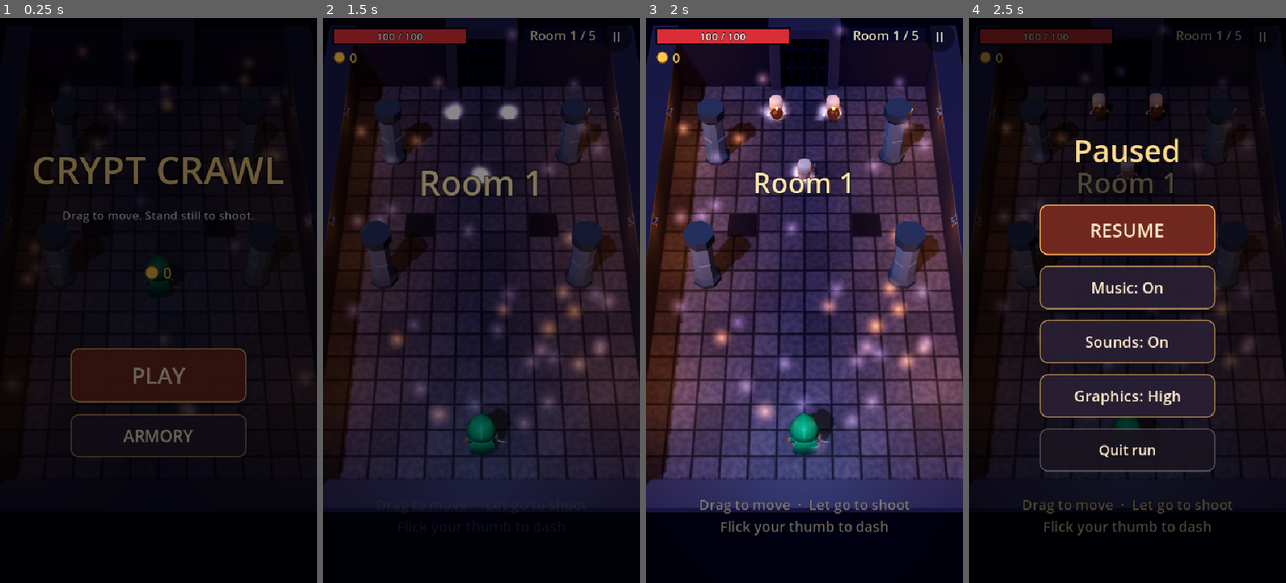
Above: before the commit, frames 1-4 (left to right).
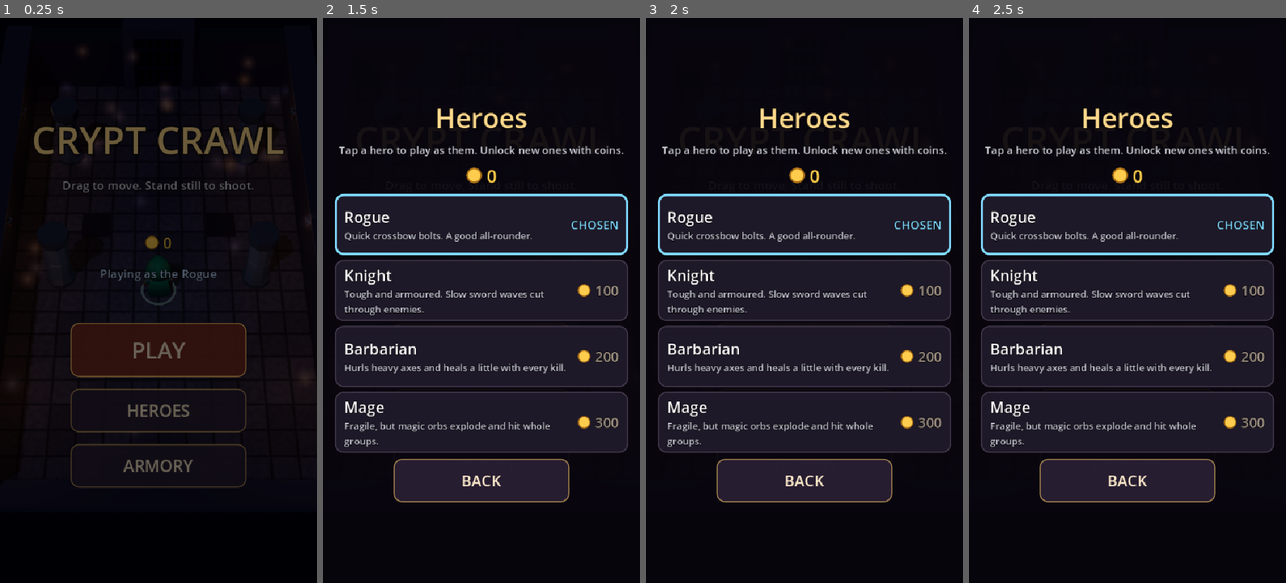
Above: after the commit, the same moments.

Repository: incorruptibleyt/AAA-GAME-DESIGN
Game: Godot game, scene res://scenes/main.tscn
Two runs of this game, one before a commit and one after it. Both use one fixed random seed, a clock stepped at 60 frames per second and the inputs below.
Inputs (mouse positions are in pixels of both pictures, inside the frame that each line leads up to):
- Up to frame 1 (0.25 s): no input
- Up to frame 2 (1.5 s): click (481, 407) at 0.5 s, where only the run after the commit has a clickable "HEROES"; click "PLAY" at 1.25 s
- Up to frame 3 (2 s): no input
- Up to frame 4 (2.5 s): click "II" (after the commit: "PLAY") at 2 s

The runs differ from the first frame. In frame 1, 11% of the frame differs, in the area x 10-90%, y 19-84%; in frame 2, 32%; in frame 3, 71%, in the area x 0-100%, y 0-92%; in frame 4, 23%.

Commit message:
Add three unlockable heroes and a dash recharge ring
- Knight (armoured, slow piercing sword waves), Barbarian (thrown axes,
  heals on kills) and Mage (orbs that explode on groups), unlocked with coins
  from a new HEROES screen on the title and death screens
- The chosen hero is saved and shown on the title screen
- A ring at the hero's feet glows when the dash is ready
- Robot can pick a hero (hero=ID) and take hero line-up shots

Co-Authored-By: Claude Opus 5.5 (1M context) <noreply@anthropic.com>
Claude-Session: https://claude.ai/code/session_011dCkZfSyMufLvisEdWMgRS

Diff:
--- a/scripts/autoplay.gd
+++ b/scripts/autoplay.gd
@@ -11,6 +11,9 @@
 var runs := 1
 var gallery := false
 var elites := false
+var hero_lineup := false
+var hero_menu := false
+var _hero_choice := ""
 var shop := false
 var quit_test := false
 var _quit_done := false
@@ -43,6 +46,12 @@
 			Game.coins = int(a.substr(6))
 		elif a == "elites":
 			elites = true
+		elif a == "heromenu":
+			hero_menu = true
+		elif a == "heroes":
+			hero_lineup = true
+		elif a.begins_with("hero="):
+			_hero_choice = a.substr(5)
 		elif a == "gallery":
 			gallery = true
 		elif a.begins_with("runs="):
@@ -55,6 +64,13 @@
 
 
 func _process(delta: float) -> void:
+	if _hero_choice != "" and Game.hero:
+		# Pick (and if needed unlock) a hero before the first run.
+		Game.coins += Heroes.get_hero(_hero_choice).cost
+		Game._pick_hero(_hero_choice)
+		Game.hud.show_heroes(false)
+		print("[autoplay] hero %s hp=%d" % [Game.hero.hero_id, Game.hero.max_health])
+		_hero_choice = ""
 	_t += delta
 	if Game.state != _last_state:
 		_last_state = Game.state
@@ -76,6 +92,16 @@
 			if shots_dir != "" and _shot_n == 0 and _t > 1.0:
 				_shot_n = -1
 				_shot()
+			if hero_menu and _t > 1.2 and not _shopped:
+				_shopped = true
+				Game._open_heroes()
+				await get_tree().create_timer(0.5).timeout
+				_shot()
+				await get_tree().create_timer(0.5).timeout
+				get_tree().quit()
+				return
+			if hero_menu:
+				return
 			if shop and not _shopped and _t > 1.2:
 				_shopped = true
 				Game._open_armory()
@@ -145,6 +171,14 @@
 		for a: Actor in Actor.all.duplicate():
 			if a is Enemy:
 				a.queue_free()
+		if hero_lineup:
+			var ids := ["rogue", "knight", "barbarian", "mage"]
+			for i in ids.size():
+				var h := Hero.spawn(Room.current, Vector3(-4.5 + i * 3.0, 0, 3.0), ids[i])
+				h.rotation.y = PI
+			Game.hero.place_at(Vector3(0, 0, 30))
+			Game.state = Game.State.TRANSITION
+			return
 		var kinds := ["m", "w", "a", "g", "x", "t"]
 		for i in kinds.size():
 			var e := Game.spawn_enemy(kinds[i], Vector3(-4.0 + (i % 3) * 4.0, 0, 1.5 + (i / 3) * 3.0))
--- a/scripts/game.gd
+++ b/scripts/game.gd
@@ -77,6 +77,8 @@
 	hud.play_pressed.connect(_on_play_pressed)
 	hud.armory_pressed.connect(_open_armory)
 	hud.armory_buy.connect(_buy_upgrade)
+	hud.heroes_pressed.connect(_open_heroes)
+	hud.hero_pick.connect(_pick_hero)
 	hud.resume_pressed.connect(func(): if state == State.PAUSED: _resume())
 	hud.quit_run_pressed.connect(_quit_to_title)
 	hud.retry_pressed.connect(func(): if state == State.DEAD and not hud.armory_visible(): _on_screen_tapped())
@@ -100,6 +102,7 @@
 	_set_state(State.TITLE)
 	hud.show_hud(false)
 	hud.show_title(true, _best_text(), coins)
+	hud.set_title_hero(Heroes.get_hero(hero.hero_id).title)
 	Music.play("dungeon")
 	_fade(1.0, 0.0, 0.6)
 	if "autoplay" in OS.get_cmdline_user_args():
@@ -474,7 +477,7 @@
 	var room := Room.build(world, _run[index], "Boss" if _in_boss_room() else str(index + 1))
 	Fx.ambience(room, Room.HALF_W - 0.5, Room.HALF_L - 0.5, 36 if _high_graphics else 14)
 	if hero == null:
-		hero = Hero.spawn(world, room.player_start())
+		hero = Hero.spawn(world, room.player_start(), Heroes.selected(_load_save()))
 	hero.place_at(room.player_start())
 	hero.new_room()
 	_snap_camera()
@@ -739,6 +742,50 @@
 	hud.show_armory(true, _armory_rows(), coins)
 
 
+func _open_heroes() -> void:
+	if state != State.TITLE and state != State.DEAD:
+		return
+	Sfx.play("click")
+	hud.show_heroes(true, _hero_rows(), coins)
+
+
+func _hero_rows() -> Array:
+	var cfg := _load_save()
+	var chosen := Heroes.selected(cfg)
+	var rows := []
+	for h: Dictionary in Heroes.LIST:
+		rows.append({"id": h.id, "title": h.title, "text": h.text, "cost": h.cost,
+			"unlocked": Heroes.unlocked(cfg, h.id), "selected": h.id == chosen})
+	return rows
+
+
+## Tap a hero: unlock it if you can afford it, then make it your hero.
+func _pick_hero(id: String) -> void:
+	var cfg := _load_save()
+	var def := Heroes.get_hero(id)
+	if not Heroes.unlocked(cfg, id):
+		if def.cost > coins:
+			Sfx.play("hurt")
+			return
+		coins -= def.cost
+		cfg.set_value("stats", "coins", coins)
+		cfg.set_value(Heroes.SAVE_SECTION, id, true)
+		Sfx.play("victory", 0.7)
+		hud.set_coins(coins)
+	else:
+		Sfx.play("upgrade")
+	cfg.set_value(Heroes.SAVE_SECTION, "selected", id)
+	cfg.save(SAVE_PATH)
+	hud.set_title_hero(def.title)
+	hud.show_heroes(true, _hero_rows(), coins)
+	# On the title screen, swap the hero standing in the room straight away.
+	if state == State.TITLE and hero and hero.hero_id != id:
+		var at := hero.global_position
+		hero.queue_free()
+		hero = Hero.spawn(world, at, id)
+		Fx.magic(hero.center(), def.bolt_color, 30)
+
+
 func _armory_rows() -> Array:
 	var cfg := _load_save()
 	var rows := []
--- a/scripts/hero.gd
+++ b/scripts/hero.gd
@@ -15,6 +15,15 @@
 var crit_chance := 0.05
 var burn_dps := 0.0
 var heal_on_kill := 0.0
+## Set by the chosen hero (heroes.gd).
+var hero_id := "rogue"
+var bolt_size := 0.22
+var bolt_color := Color(0.55, 0.85, 1.0)
+var bolt_push := 4.0
+var splash := 0.0
+var armor := 0.0
+var _dash_ring: MeshInstance3D
+var _ring_mat: StandardMaterial3D
 ## From the Armory: survive one killing blow per run.
 var second_wind := false
 ## Blessings that aren't plain numbers.
@@ -34,23 +43,42 @@
 var _dash_cooldown := 0.0
 var _dash_dir := Vector3.ZERO
 var _trail_t := 0.0
+var _ring_was_ready := true
 
 var _shot_timer := 0.4
 var _invulnerable := 0.0
 var _moving := false
 
 
-static func spawn(parent: Node, pos: Vector3) -> Hero:
+static func spawn(parent: Node, pos: Vector3, id := "rogue") -> Hero:
+	var def := Heroes.get_hero(id)
 	var h := Hero.new()
 	h.name = "Hero"
 	h.team = Team.HERO
 	h.radius = 0.45
 	h.center_height = 1.0
-	h.init_health(100.0)
+	h.hero_id = def.id
+	h.init_health(def.health)
+	h.move_speed = def.move_speed
+	h.damage = def.damage
+	h.shots_per_second = def.rate
+	h.bolt_speed = def.bolt_speed
+	h.bolt_size = def.bolt_size
+	h.bolt_color = def.bolt_color
+	h.bolt_push = def.get("push", 4.0)
+	h.pierce = def.get("pierce", 0)
+	h.armor = def.get("armor", 0.0)
+	h.splash = def.get("splash", 0.0)
+	h.heal_on_kill = def.get("heal_on_kill", 0.0)
 	parent.add_child(h)
 	h.global_position = pos
-	h.make_visual({"key": Art.ROGUE, "height": 2.1, "body": Color(0.25, 0.45, 0.78), "accent": Color(0.85, 0.75, 0.5), "eyes": Color(0.6, 0.9, 1.0), "hood": true,
-		"hide": ["Knife", "Knife_Offhand", "2H_Crossbow", "Throwable"], "attack_anim": "1H_Ranged_Shoot"})
+	var look := {"key": def.key, "height": 2.1, "body": def.body, "accent": Color(0.85, 0.75, 0.5), "eyes": Color(0.6, 0.9, 1.0),
+		"hide": def.hide, "attack_anim": def.attack_anim}
+	for extra in ["hood", "helmet", "hat", "horns"]:
+		if def.has(extra):
+			look[extra] = def[extra]
+	h.make_visual(look)
+	h._build_dash_ring()
 	# A soft light that travels with the hero so they never get lost in the dark.
 	var lantern := OmniLight3D.new()
 	lantern.light_color = Color(0.75, 0.85, 1.0)
@@ -100,6 +128,7 @@
 	if dead:
 		return
 	_update_ward_bubble()
+	_update_dash_ring()
 	_dash_cooldown -= delta
 	if _dash_left > 0.0:
 		_dash_left -= delta
@@ -171,7 +200,7 @@
 	Sfx.play("shoot", 0.5)
 	var right := fwd.cross(Vector3.UP).normalized()
 	var origin := global_position + Vector3.UP * 1.1 + fwd * 0.6
-	var col := Color(1.0, 0.55, 0.2) if burn_dps > 0.0 else Color(0.55, 0.85, 1.0)
+	var col := Color(1.0, 0.55, 0.2) if burn_dps > 0.0 else bolt_color
 	for i in front_bolts:
 		var offset := (i - (front_bolts - 1) * 0.5) * 0.35
 		_fire(origin + right * offset, fwd, col)
@@ -184,8 +213,10 @@
 
 
 func _fire(origin: Vector3, d: Vector3, col: Color) -> void:
-	var p := Projectile.fire(Team.HERO, origin, d, damage, bolt_speed, col)
+	var p := Projectile.fire(Team.HERO, origin, d, damage, bolt_speed, col, bolt_size)
 	p.pierce = pierce
+	p.push = bolt_push
+	p.splash = splash
 	p.crit_chance = crit_chance
 	p.burn_dps = burn_dps
 	p.frost = frost
@@ -201,7 +232,7 @@
 		Sfx.play("upgrade", 0.6)
 		Game.shake(0.2)
 		return
-	if second_wind and amount * Game.damage_scale() >= health:
+	if second_wind and amount * Game.damage_scale() * (1.0 - armor) >= health:
 		second_wind = false
 		health = max_health * 0.5
 		_invulnerable = 2.0
@@ -210,7 +241,7 @@
 		Game.shake(0.4)
 		Game.hud.banner("Second Wind!", Color(1, 0.9, 0.5))
 		return
-	super.take_damage(amount * Game.damage_scale(), direction, push, crit)
+	super.take_damage(amount * Game.damage_scale() * (1.0 - armor), direction, push, crit)
 	if dead:
 		return
 	Sfx.play("hurt")
@@ -218,6 +249,38 @@
 	Game.shake(0.35)
 	Game.hit_stop(0.06)
 	_invulnerable = 0.7
+
+
+## A ring at the hero's feet: bright when the dash is ready, faint while it recharges.
+func _build_dash_ring() -> void:
+	var torus := TorusMesh.new()
+	torus.inner_radius = 0.62
+	torus.outer_radius = 0.72
+	torus.rings = 32
+	torus.ring_segments = 4
+	_dash_ring = MeshInstance3D.new()
+	_dash_ring.mesh = torus
+	_ring_mat = U.unlit(Color(0.5, 0.85, 1.0, 0.55))
+	_ring_mat.blend_mode = BaseMaterial3D.BLEND_MODE_ADD
+	_dash_ring.material_override = _ring_mat
+	_dash_ring.cast_shadow = GeometryInstance3D.SHADOW_CASTING_SETTING_OFF
+	_dash_ring.position = Vector3(0, 0.05, 0)
+	_dash_ring.scale = Vector3(1, 0.15, 1)
+	add_child(_dash_ring)
+
+
+func _update_dash_ring() -> void:
+	if _dash_ring == null:
+		return
+	var ready := dash_ready()
+	var a := 0.12 + 0.12 * (1.0 - clampf(_dash_cooldown / DASH_COOLDOWN, 0.0, 1.0))
+	if ready:
+		a = 0.45 + sin(Time.get_ticks_msec() * 0.006) * 0.1
+	_ring_mat.albedo_color.a = a
+	var was_ready := _ring_was_ready
+	_ring_was_ready = ready
+	if ready and not was_ready:
+		Fx.magic(global_position + Vector3.UP * 0.2, Color(0.5, 0.85, 1.0), 10)
 
 
 ## Refills Bone Ward at the start of each room.
--- /dev/null
+++ b/scripts/heroes.gd
@@ -0,0 +1,45 @@
+class_name Heroes
+## The heroes you can play. The Rogue is free; the others are unlocked with coins on the
+## title screen. To add one: copy an entry in LIST (the KayKit model name goes in "key",
+## and "hide" lists the extra weapons in that model you don't want shown).
+
+const LIST := [
+	{"id": "rogue", "title": "Rogue", "text": "Quick crossbow bolts. A good all-rounder.", "cost": 0,
+		"key": "Rogue_Hooded", "hide": ["Knife", "Knife_Offhand", "2H_Crossbow", "Throwable"], "attack_anim": "1H_Ranged_Shoot",
+		"body": Color(0.25, 0.45, 0.78), "hood": true,
+		"health": 100.0, "move_speed": 5.2, "damage": 12.0, "rate": 1.8, "bolt_speed": 17.0, "bolt_size": 0.22,
+		"bolt_color": Color(0.55, 0.85, 1.0)},
+	{"id": "knight", "title": "Knight", "text": "Tough and armoured. Slow sword waves cut through enemies.", "cost": 100,
+		"key": "Knight", "hide": ["1H_Sword_Offhand", "Badge_Shield", "Rectangle_Shield", "Spike_Shield", "2H_Sword"],
+		"attack_anim": "1H_Melee_Attack_Slice_Horizontal", "body": Color(0.6, 0.62, 0.7), "helmet": true,
+		"health": 150.0, "move_speed": 4.7, "damage": 22.0, "rate": 1.0, "bolt_speed": 13.0, "bolt_size": 0.4,
+		"bolt_color": Color(1.0, 0.95, 0.75), "pierce": 1, "armor": 0.15},
+	{"id": "barbarian", "title": "Barbarian", "text": "Hurls heavy axes and heals a little with every kill.", "cost": 200,
+		"key": "Barbarian", "hide": ["1H_Axe_Offhand", "Barbarian_Round_Shield", "2H_Axe", "Mug"], "attack_anim": "Throw",
+		"body": Color(0.7, 0.45, 0.3), "horns": true,
+		"health": 120.0, "move_speed": 5.0, "damage": 16.0, "rate": 1.4, "bolt_speed": 15.0, "bolt_size": 0.3,
+		"bolt_color": Color(1.0, 0.7, 0.4), "push": 9.0, "heal_on_kill": 2.0},
+	{"id": "mage", "title": "Mage", "text": "Fragile, but magic orbs explode and hit whole groups.", "cost": 300,
+		"key": "Mage", "hide": ["Spellbook", "Spellbook_open", "1H_Wand"], "attack_anim": "Spellcast_Shoot",
+		"body": Color(0.45, 0.3, 0.75), "hat": true,
+		"health": 80.0, "move_speed": 5.4, "damage": 11.0, "rate": 1.7, "bolt_speed": 14.0, "bolt_size": 0.3,
+		"bolt_color": Color(0.8, 0.45, 1.0), "splash": 1.8},
+]
+
+const SAVE_SECTION := "heroes"
+
+
+static func get_hero(id: String) -> Dictionary:
+	for h: Dictionary in LIST:
+		if h.id == id:
+			return h
+	return LIST[0]
+
+
+static func unlocked(cfg: ConfigFile, id: String) -> bool:
+	return get_hero(id).cost == 0 or bool(cfg.get_value(SAVE_SECTION, id, false))
+
+
+static func selected(cfg: ConfigFile) -> String:
+	var id := str(cfg.get_value(SAVE_SECTION, "selected", "rogue"))
+	return id if unlocked(cfg, id) else "rogue"
--- a/scripts/hud.gd
+++ b/scripts/hud.gd
@@ -10,6 +10,8 @@
 signal play_pressed
 signal armory_pressed
 signal armory_buy(id: String)
+signal heroes_pressed
+signal hero_pick(id: String)
 signal resume_pressed
 signal quit_run_pressed
 signal retry_pressed
@@ -62,6 +64,10 @@
 var _armory_box: Control
 var _armory_coins: Label
 var _armory_rows: VBoxContainer
+var _shop_heroes := false
+var _shop_title: Label
+var _shop_sub: Label
+var _title_hero: Label
 var _end_buttons: Control
 var _music_button: Button
 var _sounds_button: Button
@@ -437,13 +443,18 @@
 	_title_best = label("", 18, Color(0.7, 0.7, 0.8))
 	col.add_child(_title_best)
 	_title_coins = coin_row(26, col, true)
+	_title_hero = label("", 20, Color(0.75, 0.85, 1.0))
+	col.add_child(_title_hero)
 	var spacer := Control.new()
-	spacer.custom_minimum_size = Vector2(0, 70)
+	spacer.custom_minimum_size = Vector2(0, 30)
 	col.add_child(spacer)
 	var play := button("PLAY", 38, Color(0.45, 0.16, 0.12, 0.97), Color(1, 0.75, 0.4))
 	play.custom_minimum_size = Vector2(300, 92)
 	play.pressed.connect(func(): play_pressed.emit())
 	col.add_child(_centered(play))
+	var heroes := button("HEROES", 28)
+	heroes.pressed.connect(func(): heroes_pressed.emit())
+	col.add_child(_centered(heroes))
 	var armory := button("ARMORY", 28)
 	armory.pressed.connect(func(): armory_pressed.emit())
 	col.add_child(_centered(armory))
@@ -482,6 +493,9 @@
 	retry.custom_minimum_size = Vector2(300, 86)
 	retry.pressed.connect(func(): retry_pressed.emit())
 	buttons.add_child(_centered(retry))
+	var heroes := button("HEROES", 26)
+	heroes.pressed.connect(func(): heroes_pressed.emit())
+	buttons.add_child(_centered(heroes))
 	var armory := button("ARMORY", 26)
 	armory.pressed.connect(func(): armory_pressed.emit())
 	buttons.add_child(_centered(armory))
@@ -533,8 +547,10 @@
 	col.alignment = BoxContainer.ALIGNMENT_CENTER
 	col.add_theme_constant_override("separation", 10)
 	_armory_box.add_child(col)
-	col.add_child(label("Armory", 46, Color(1, 0.85, 0.55)))
-	col.add_child(label("Upgrades bought here last forever.", 18, Color(0.8, 0.8, 0.85)))
+	_shop_title = label("Armory", 46, Color(1, 0.85, 0.55))
+	col.add_child(_shop_title)
+	_shop_sub = label("Upgrades bought here last forever.", 18, Color(0.8, 0.8, 0.85))
+	col.add_child(_shop_sub)
 	_armory_coins = coin_row(30, col, true)
 	_armory_rows = VBoxContainer.new()
 	_armory_rows.mouse_filter = Control.MOUSE_FILTER_IGNORE
@@ -774,11 +790,79 @@
 	_armory_box.visible = v
 	if not v:
 		return
+	_shop_heroes = false
+	_shop_title.text = "Armory"
+	_shop_sub.text = "Upgrades bought here last forever."
+	_fill_shop(rows, coins)
+
+
+## rows: [{id, title, text, cost, unlocked, selected}]
+func show_heroes(v: bool, rows := [], coins := 0) -> void:
+	_armory_box.visible = v
+	if not v:
+		return
+	_shop_heroes = true
+	_shop_title.text = "Heroes"
+	_shop_sub.text = "Tap a hero to play as them. Unlock new ones with coins."
+	_fill_shop(rows, coins)
+
+
+func set_title_hero(hero_name: String) -> void:
+	_title_hero.text = "Playing as the " + hero_name
+
+
+func _fill_shop(rows: Array, coins: int) -> void:
 	_armory_coins.text = str(coins)
 	for c in _armory_rows.get_children():
 		c.queue_free()
 	for r: Dictionary in rows:
-		_armory_rows.add_child(_armory_row(r, coins))
+		_armory_rows.add_child(_hero_row(r, coins) if _shop_heroes else _armory_row(r, coins))
+
+
+func _hero_row(r: Dictionary, coins: int) -> Button:
+	var owned: bool = r.unlocked
+	var afford: bool = owned or r.cost <= coins
+	var border := Color(0.5, 0.85, 1.0) if r.selected else (GOLD if afford else Color(0.4, 0.35, 0.45, 0.6))
+	var b := button("", 20, Color(0.12, 0.1, 0.16, 0.98), border)
+	b.custom_minimum_size = Vector2(0, 104)
+	if r.selected:
+		(b.get_theme_stylebox("normal") as StyleBoxFlat).set_border_width_all(4)
+	b.pressed.connect(func(): hero_pick.emit(r.id))
+	var m := MarginContainer.new()
+	m.mouse_filter = Control.MOUSE_FILTER_IGNORE
+	for side in ["left", "right"]:
+		m.add_theme_constant_override("margin_" + side, 16)
+	full(m)
+	b.add_child(m)
+	var h := HBoxContainer.new()
+	h.mouse_filter = Control.MOUSE_FILTER_IGNORE
+	h.add_theme_constant_override("separation", 12)
+	m.add_child(h)
+	var texts := VBoxContainer.new()
+	texts.mouse_filter = Control.MOUSE_FILTER_IGNORE
+	texts.size_flags_horizontal = Control.SIZE_EXPAND_FILL
+	texts.alignment = BoxContainer.ALIGNMENT_CENTER
+	texts.add_theme_constant_override("separation", 2)
+	h.add_child(texts)
+	var t := label(r.title, 26, Color.WHITE, HORIZONTAL_ALIGNMENT_LEFT)
+	t.autowrap_mode = TextServer.AUTOWRAP_OFF
+	texts.add_child(t)
+	var d := label(r.text, 16, Color(0.78, 0.78, 0.84), HORIZONTAL_ALIGNMENT_LEFT)
+	d.custom_minimum_size = Vector2(300, 0)
+	texts.add_child(d)
+	if r.selected or owned:
+		var tag := label("CHOSEN" if r.selected else "PICK", 20 if r.selected else 22, Color(0.5, 0.85, 1.0) if r.selected else Color(0.6, 1, 0.6))
+		tag.autowrap_mode = TextServer.AUTOWRAP_OFF
+		h.add_child(tag)
+	else:
+		var price := HBoxContainer.new()
+		price.mouse_filter = Control.MOUSE_FILTER_IGNORE
+		h.add_child(price)
+		var cost_label := coin_row(24, price)
+		cost_label.text = str(r.cost)
+		if not afford:
+			cost_label.label_settings.font_color = Color(0.6, 0.55, 0.5)
+	return b
 
 
 func _armory_row(r: Dictionary, coins: int) -> Button:
--- a/scripts/projectile.gd
+++ b/scripts/projectile.gd
@@ -12,6 +12,8 @@
 var crit_chance := 0.0
 var burn_dps := 0.0
 var frost := false
+## Mage orbs: on hitting something, also hurt everything nearby.
+var splash := 0.0
 var life := 4.0
 var dir := Vector3.FORWARD
 var _hit := {}
@@ -64,9 +66,23 @@
 			Burning.apply(a, burn_dps, 2.5)
 		if frost and not a.dead and a is Enemy:
 			(a as Enemy).chill(1.5)
+		if splash > 0.0:
+			_explode(next, target, a)
 		if owner_team == Actor.Team.HERO:
 			Sfx.play("hit", 0.6)
 		pierce -= 1
 		if pierce < 0:
 			queue_free()
 			return
+
+
+func _explode(at: Vector3, target: int, already: Actor) -> void:
+	Fx.magic(at + Vector3.UP * 0.4, Color(0.8, 0.45, 1.0), 22)
+	Fx.shockwave(at, Color(0.7, 0.4, 1.0), splash)
+	for a: Actor in Actor.all.duplicate():
+		if a == already or a.team != target or not a.can_be_hit():
+			continue
+		var d := a.global_position - at
+		d.y = 0.0
+		if d.length() < splash + a.radius:
+			a.take_damage(damage * 0.6, d, push * 0.5)
Binary file added: art/kaykit/characters/Barbarian.glb
Not shown, added: art/kaykit/characters/Barbarian.glb.import
Binary file added: art/kaykit/characters/Barbarian_barbarian_texture.png
Not shown, added: art/kaykit/characters/Barbarian_barbarian_texture.png.import
Binary file added: art/kaykit/characters/Knight.glb
Not shown, added: art/kaykit/characters/Knight.glb.import
Binary file added: art/kaykit/characters/Knight_knight_texture.png
Not shown, added: art/kaykit/characters/Knight_knight_texture.png.import
Binary file added: art/kaykit/characters/Mage.glb
Not shown, added: art/kaykit/characters/Mage.glb.import
Binary file added: art/kaykit/characters/Mage_mage_texture.png
Not shown, added: art/kaykit/characters/Mage_mage_texture.png.import
(and 2 more such lines)
